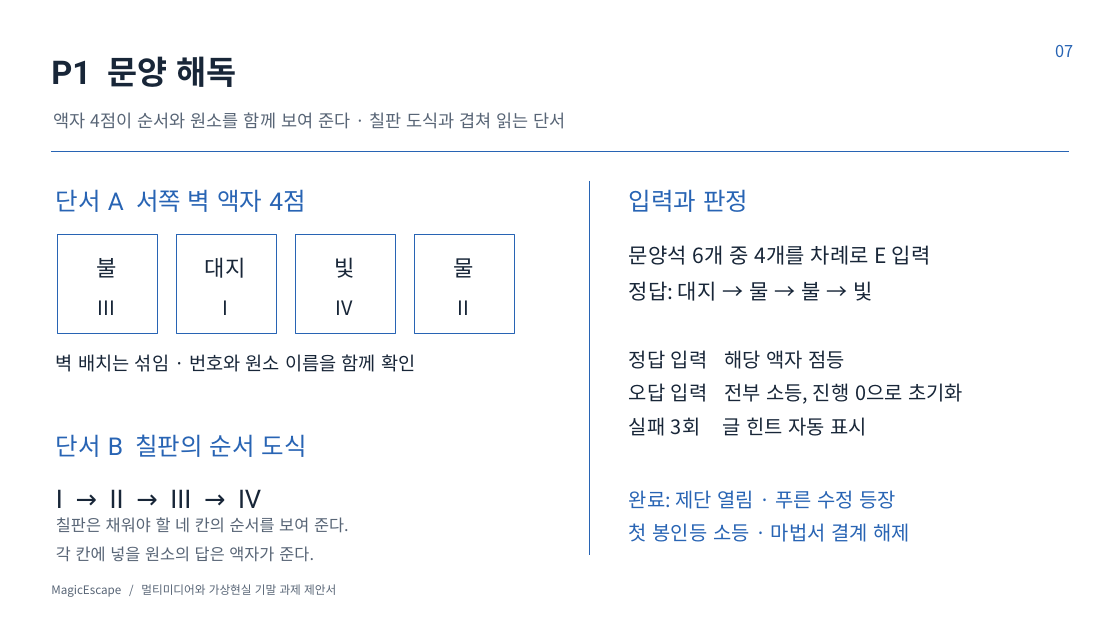
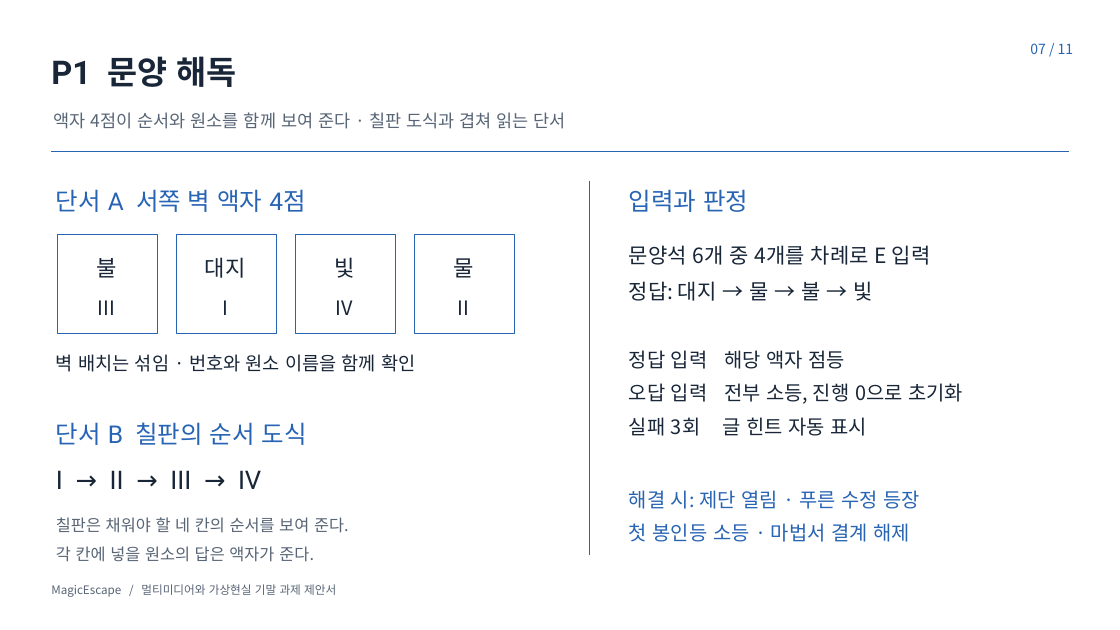
Before and after one commit to NoNamad5196/MagicEscape, a slide deck: slide 7 of presentation/proposal/MagicEscape_제안서.pptx. Drawn at 1120x630 pixels with LibreOffice and Linux fonts; fonts in the diff are those of the drawing. Boxes give left, top, right and bottom in pixels: in the first picture for what was removed or moved away, otherwise in the second. Text is boxed around its words. In the diff, an @@ line names an element or a change of style, - is before the commit and + after.

```diff
--- a/presentation/proposal/MagicEscape_제안서.pptx
+++ b/presentation/proposal/MagicEscape_제안서.pptx
@@ text at box(1030, 43, 1074, 54): text changed; size 14 to 12 pt @@
-07
+07 / 11
@@ text "단서 B 칠판의 순서 도식": place and size @@
-text "단서 B 칠판의 순서 도식" at box(56, 434, 307, 457)
+text "단서 B 칠판의 순서 도식" at box(56, 422, 307, 445)
@@ text "I → II → III ...": place and size @@
-text "I → II → III ..." at box(56, 489, 261, 508)
+text "I → II → III ..." at box(56, 470, 261, 489)
@@ text at box(629, 490, 920, 509): text changed @@
-완료: 제단 열림 · 푸른 수정 등장
+해결 시: 제단 열림 · 푸른 수정 등장
```
Also in this commit, not shown: 9 other slides changed, 1 slide added, 2 slides removed, 18 other files.
